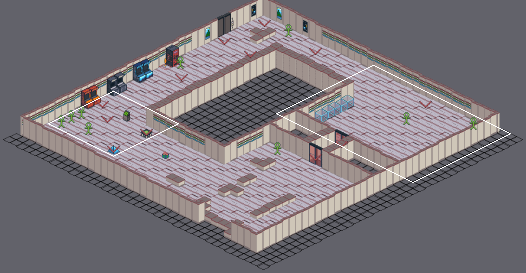
Level history. Tiled map: scratch/test2.tmx. Above, an overview of the earlier version with the close-up marked.
Close-up. Before:
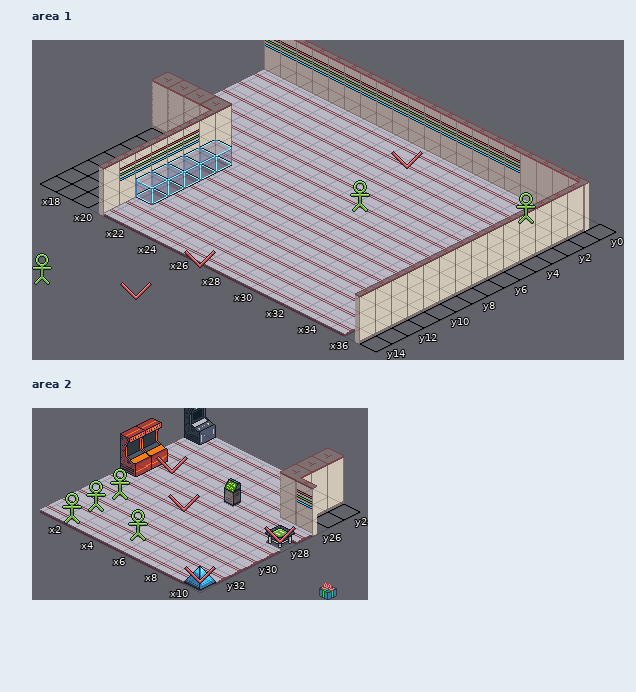
Cells are 32x16 px. Isometric: x runs down to the right, y down to the left. Shown: area 1 x 17..37, y 0..14; area 2 x 1..10, y 24..33.
And afterwards:
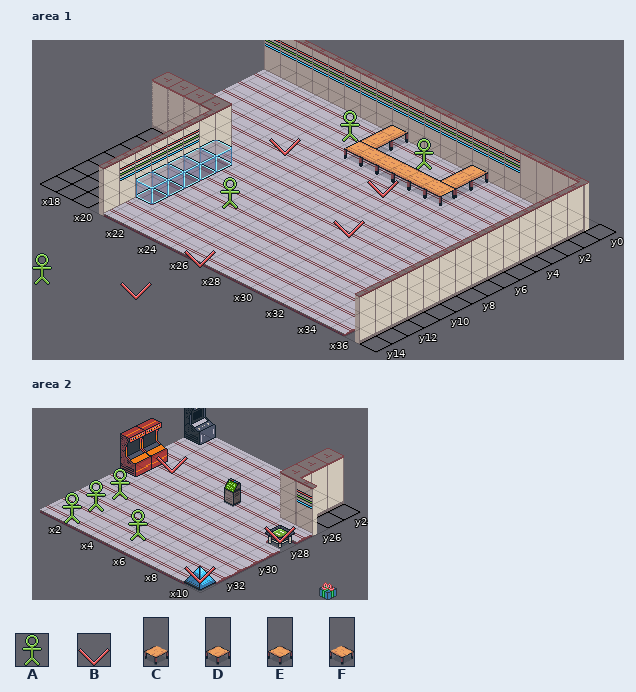
Key: from "control": A 0, B 1; from "props": C 22, D 23, E 24, F 25.
_ is an empty cell.
Objects are placed by the point they stand on, in cells (3,4 is the top-left corner of cell 3,4); size is 1x1 cell unless given.
Author's note on the commit: added Sigma cutscene test
Changes in this commit:
Layer "Tiles2", area 1:
y 1: x 25 _ -> D; x 30 _ -> D
y 2: x 25 _ -> C; x 30 _ -> C
y 3: x 25..30 ______ -> EFFFFF
Layer "Objects", area 1:
changed: A "Sigma" at 34.7,2.3 size 1x2 -> A "Sigma" at 24.1,2.7 size 1x2
changed: B "MarkerSpawnAtMarker" at 27.5,2.6 size 1x2 -> B "MarkerSpawnAtMarker" at 22.9,5.6 size 1x2
changed: A "Rho" at 28.8,6.8 size 1x2 -> A "Rho" at 24.5,10.6 size 1x2
added: A "Shopkeep" at 28.1,2.1 size 1x2
added: B "MarkerAdaShopkeep" at 28.6,5.1 size 1x2
added: B "MarkerPlayer" at 30,8.7 size 1x2
Layer "Objects", area 2:
removed: B "MarkerPlayer" at 5.5,29.5 size 1x2
